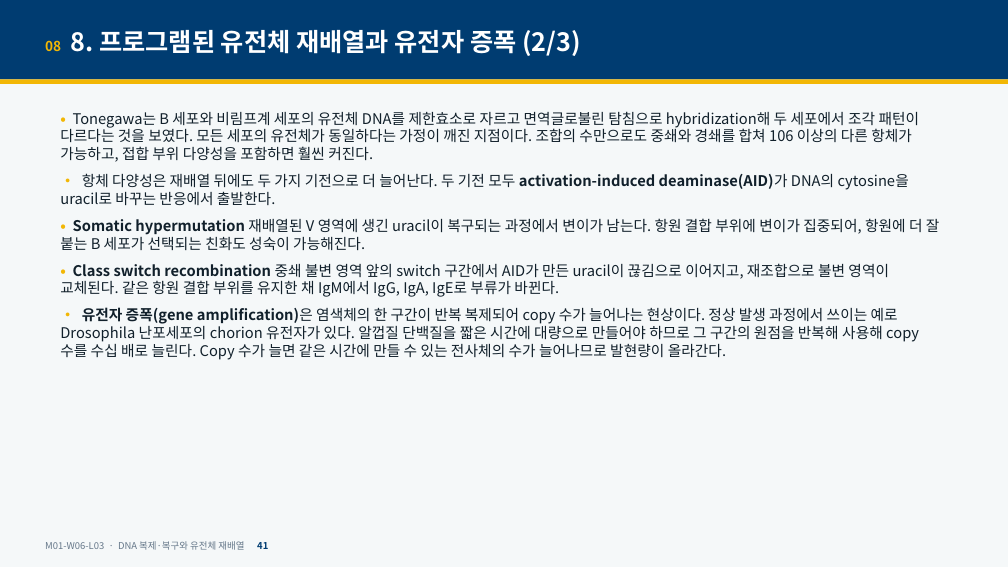
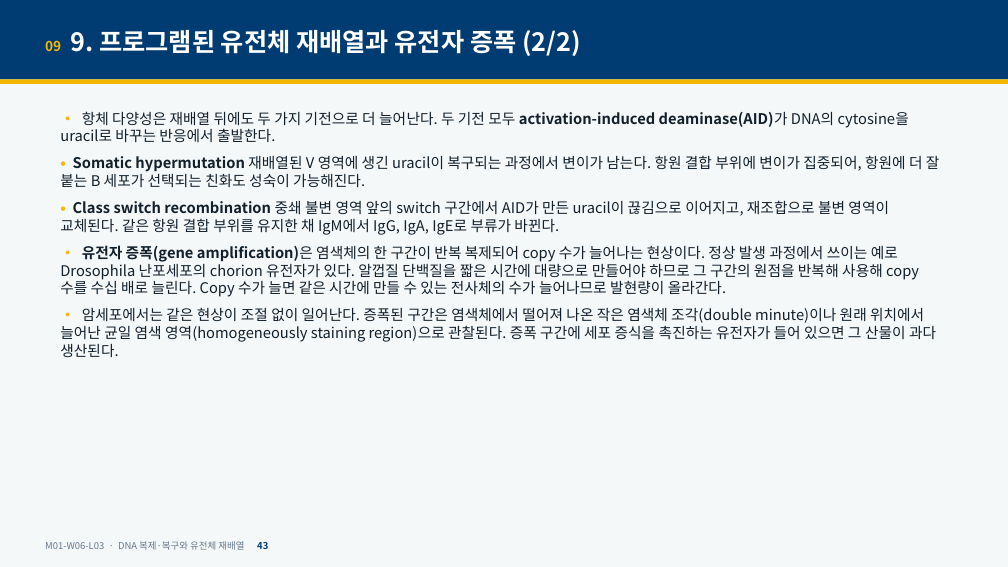
Before and after one commit to hoperiasd2/hoperiasd2.github.io, a slide deck: slide 43 of curriculum/M01/W06/L03/slides.pptx (slide 41 before the commit). Drawn at 1008x567 pixels with LibreOffice and Linux fonts; fonts in the diff are those of the drawing. Boxes give left, top, right and bottom in pixels: in the first picture for what was removed or moved away, otherwise in the second. Text is boxed around its words. In the diff, an @@ line names an element or a change of style, - is before the commit and + after.

```diff
--- a/curriculum/M01/W06/L03/slides.pptx
+++ b/curriculum/M01/W06/L03/slides.pptx
@@ text at [45,30,581,56]: text changed @@
-08 8. 프로그램된 유전체 재배열과 유전자 증폭 (2/3)
+09 9. 프로그램된 유전체 재배열과 유전자 증폭 (2/2)
@@ text at [60,111,920,162]: paragraph removed @@
-• Tonegawa는 B 세포와 비림프계 세포의 유전체 DNA를 제한효소로 자르고 면역글로불린 탐침으로 hybridization해 두 세포에서 조각 패턴이 다르다는 것을 보였다. 모든 세포의 유전체가 동일하다는 가정이 깨진 지점이다. 조합의 수만으로도 중쇄와 경쇄를 합쳐 106 이상의 다른 항체가 가능하고, 접합 부위 다양성을 포함하면 훨씬 커진다.
@@ text at [60,308,936,357]: paragraph added @@
+• 암세포에서는 같은 현상이 조절 없이 일어난다. 증폭된 구간은 염색체에서 떨어져 나온 작은 염색체 조각(double minute)이나 원래 위치에서 늘어난 균일 염색 영역(homogeneously staining region)으로 관찰된다. 증폭 구간에 세포 증식을 촉진하는 유전자가 들어 있으면 그 산물이 과다 생산된다.
```
Also in this commit, not shown: 54 other slides changed, 1 slide added, 1 slide removed, 21 other files.
